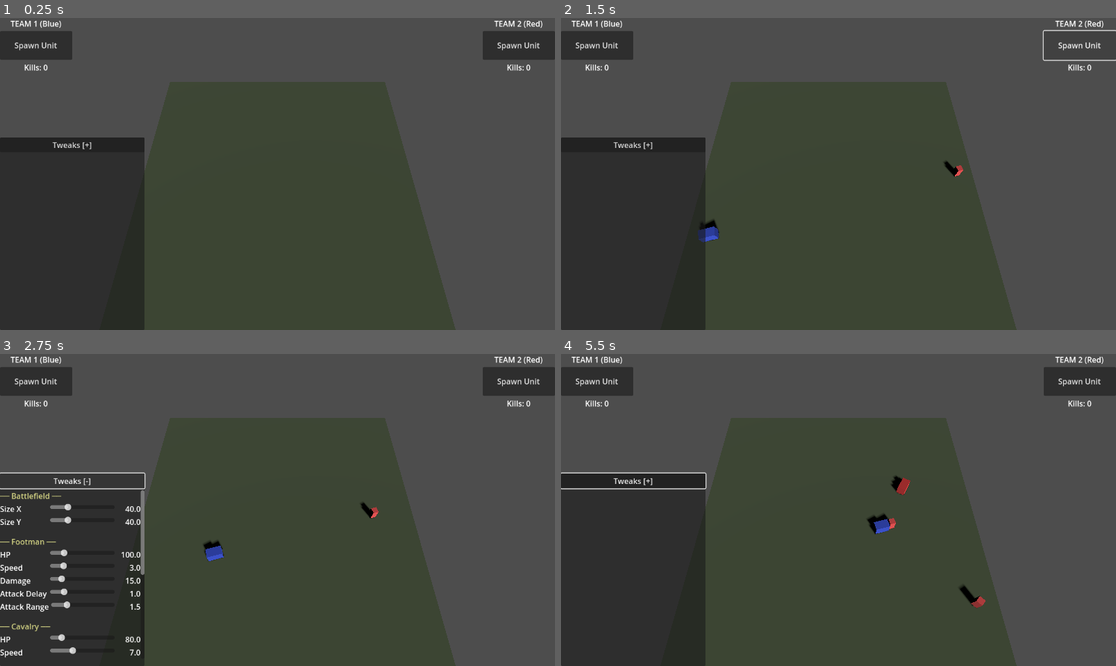
Above: before the commit, frames 1-4 (two rows, left to right).
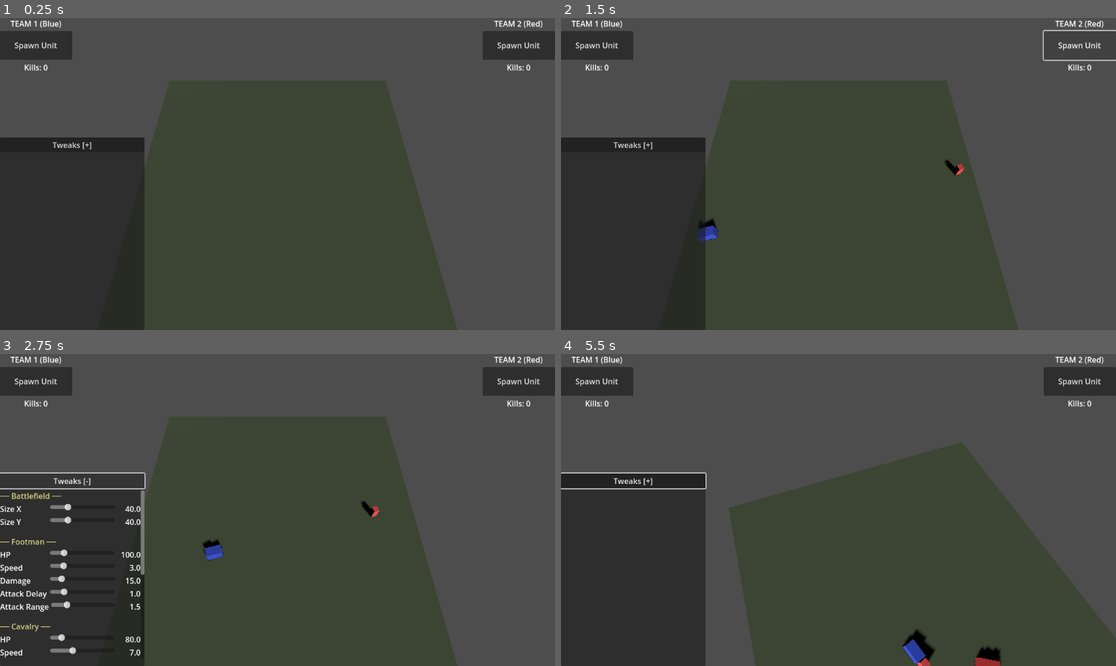
Above: after the commit, the same moments.

Repository: zoltan-szabo-boz/autobattler
Game: Godot game, scene res://scenes/main.tscn
The game is run twice, just before and just after one commit, with the same random seed, the same clock (stepped at 60 frames per second) and the same inputs.
Inputs (mouse positions are in pixels of both pictures, inside the frame that each line leads up to):
- Up to frame 1 (0.25 s): no input
- Up to frame 2 (1.5 s): click "Spawn Unit" at 0.5 s; click "Spawn Unit" at 1.25 s
- Up to frame 3 (2.75 s): click "Tweaks [+]" at 2 s
- Up to frame 4 (5.5 s): click "Tweaks [-]" at 2.75 s; move the mouse to (960, 494) at 3.52 s; hold Right (ui_right) 3.53-4.28 s; hold Q 3.53-4.28 s; click (960, 494) at 3.67 s; tap E at 3.8, 4.35 s; move the mouse to (727, 525) at 4.27 s; hold Down (ui_down) 4.28-5.03 s; click (727, 525) at 4.42 s; tap Z at 4.55 s; move the mouse to (894, 441) at 5.02 s; hold Right (ui_right) from 5.03 s (still down); hold Z from 5.03 s (still down); click (894, 441) at 5.17 s; tap C at 5.3 s

The runs differ from the first frame. In frame 1, 0.2% of the frame differs, in the area x 26-83%, y 26-100%; in frame 2, 0.3%; in frame 3, 0.3%; in frame 4, 19%, in the area x 26-100%, y 22-100%.

Commit message:
camera controls

Diff:
--- a/scenes/main.tscn
+++ b/scenes/main.tscn
@@ -1,7 +1,8 @@
-[gd_scene load_steps=6 format=3 uid="uid://c8xqyqxvqxqxq"]
+[gd_scene load_steps=7 format=3 uid="uid://c8xqyqxvqxqxq"]
 
 [ext_resource type="Script" path="res://scripts/main_ui.gd" id="1_main_ui"]
 [ext_resource type="Script" path="res://scripts/tweaks_panel.gd" id="2_tweaks"]
+[ext_resource type="Script" path="res://scripts/camera_controller.gd" id="3_camera"]
 
 [sub_resource type="StandardMaterial3D" id="StandardMaterial3D_ground"]
 albedo_color = Color(0.3, 0.35, 0.25, 1)
@@ -31,6 +32,7 @@
 [node name="Camera3D" type="Camera3D" parent="."]
 transform = Transform3D(1, 0, 0, 0, 0.5, 0.866025, 0, -0.866025, 0.5, 0, 35, 20)
 fov = 60.0
+script = ExtResource("3_camera")
 
 [node name="DirectionalLight3D" type="DirectionalLight3D" parent="."]
 transform = Transform3D(0.866025, -0.25, 0.433013, 0, 0.866025, 0.5, -0.5, -0.433013, 0.75, 0, 20, 0)
--- /dev/null
+++ b/scripts/camera_controller.gd
@@ -0,0 +1,116 @@
+extends Camera3D
+
+# Movement settings
+@export var move_speed: float = 20.0
+@export var zoom_speed: float = 5.0
+@export var rotation_speed: float = 2.0
+@export var vertical_speed: float = 15.0
+
+# Limits
+@export var min_height: float = 5.0
+@export var max_height: float = 80.0
+@export var min_zoom: float = 10.0
+@export var max_zoom: float = 100.0
+@export var boundary_margin: float = 20.0  # How far past battlefield edge camera can go
+
+# Internal state
+var camera_distance: float = 40.0
+var camera_angle: float = 0.0  # Rotation around Y axis
+var camera_pitch: float = -60.0  # Angle looking down (degrees)
+var pivot_point: Vector3 = Vector3.ZERO
+
+func _ready() -> void:
+	# Initialize from current transform
+	pivot_point = Vector3.ZERO
+	camera_distance = 40.0
+	camera_angle = 0.0
+	_update_camera_transform()
+
+func _process(delta: float) -> void:
+	var moved = false
+
+	# WASD movement (relative to camera facing direction)
+	var input_dir = Vector3.ZERO
+	if Input.is_action_pressed("ui_up") or Input.is_key_pressed(KEY_W):
+		input_dir.z -= 1
+	if Input.is_action_pressed("ui_down") or Input.is_key_pressed(KEY_S):
+		input_dir.z += 1
+	if Input.is_key_pressed(KEY_A):
+		input_dir.x -= 1
+	if Input.is_key_pressed(KEY_D):
+		input_dir.x += 1
+
+	if input_dir.length() > 0:
+		input_dir = input_dir.normalized()
+		# Rotate input direction by camera angle
+		var rotated_dir = Vector3(
+			input_dir.x * cos(camera_angle) - input_dir.z * sin(camera_angle),
+			0,
+			input_dir.x * sin(camera_angle) + input_dir.z * cos(camera_angle)
+		)
+		pivot_point += rotated_dir * move_speed * delta
+		moved = true
+
+	# Q/E rotation
+	if Input.is_key_pressed(KEY_Q):
+		camera_angle += rotation_speed * delta
+		moved = true
+	if Input.is_key_pressed(KEY_E):
+		camera_angle -= rotation_speed * delta
+		moved = true
+
+	# Z/C vertical movement
+	if Input.is_key_pressed(KEY_Z):
+		pivot_point.y -= vertical_speed * delta
+		moved = true
+	if Input.is_key_pressed(KEY_C):
+		pivot_point.y += vertical_speed * delta
+		moved = true
+
+	if moved:
+		_clamp_position()
+		_update_camera_transform()
+
+func _unhandled_input(event: InputEvent) -> void:
+	# Mouse wheel zoom
+	if event is InputEventMouseButton:
+		var mouse_event = event as InputEventMouseButton
+		if mouse_event.pressed:
+			if mouse_event.button_index == MOUSE_BUTTON_WHEEL_UP:
+				camera_distance -= zoom_speed
+				camera_distance = clamp(camera_distance, min_zoom, max_zoom)
+				_update_camera_transform()
+			elif mouse_event.button_index == MOUSE_BUTTON_WHEEL_DOWN:
+				camera_distance += zoom_speed
+				camera_distance = clamp(camera_distance, min_zoom, max_zoom)
+				_update_camera_transform()
+
+func _clamp_position() -> void:
+	# Get battlefield bounds
+	var half_size_x = GameConfig.battlefield_size.x / 2.0 + boundary_margin
+	var half_size_y = GameConfig.battlefield_size.y / 2.0 + boundary_margin
+
+	# Clamp horizontal position
+	pivot_point.x = clamp(pivot_point.x, -half_size_x, half_size_x)
+	pivot_point.z = clamp(pivot_point.z, -half_size_y, half_size_y)
+
+	# Clamp vertical position
+	pivot_point.y = clamp(pivot_point.y, 0, max_height - min_height)
+
+func _update_camera_transform() -> void:
+	# Calculate camera position based on pivot, distance, and angles
+	var pitch_rad = deg_to_rad(camera_pitch)
+
+	var offset = Vector3(
+		sin(camera_angle) * cos(pitch_rad) * camera_distance,
+		-sin(pitch_rad) * camera_distance,
+		cos(camera_angle) * cos(pitch_rad) * camera_distance
+	)
+
+	var new_position = pivot_point + offset
+
+	# Ensure camera doesn't go below minimum height
+	new_position.y = max(new_position.y, min_height)
+
+	global_position = new_position
+	look_at(pivot_point, Vector3.UP)
Not shown, added: scripts/camera_controller.gd.uid
